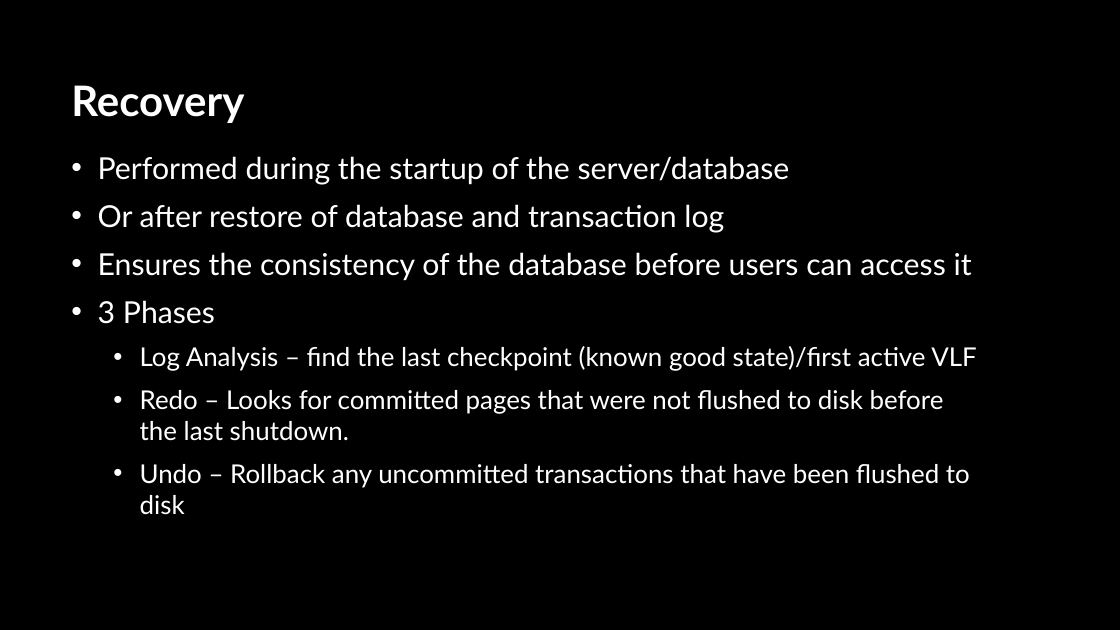
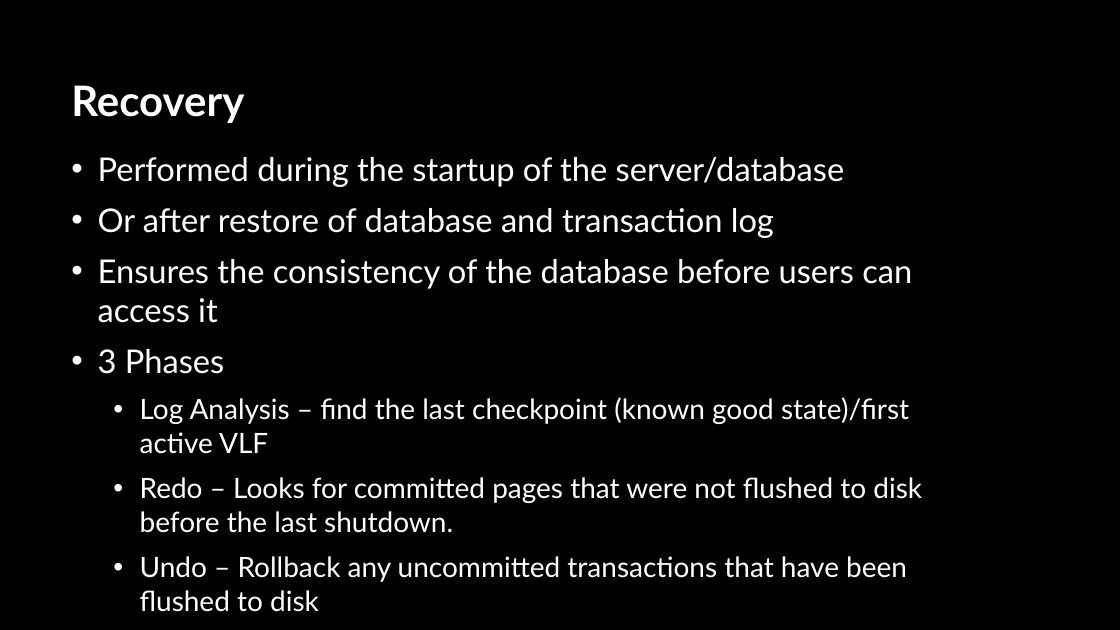
Before and after one commit to sabinio/SQLTraining, a slide deck: slide 28 of Slides/1. Logging.pptx (slide 29 before the commit). Drawn at 1120x630 pixels with LibreOffice and Linux fonts; fonts in the diff are those of the drawing; background and template pictures are left out. Boxes give left, top, right and bottom in pixels: in the first picture for what was removed or moved away, otherwise in the second. Text is boxed around its words. In the diff, an @@ line names an element or a change of style, - is before the commit and + after.

```diff
--- a/Slides/1. Logging.pptx
+++ b/Slides/1. Logging.pptx
@@ text "Performed during the startup of ..." at (98, 157, 922, 612): size 25.9 to 28 pt in "Performed during the startup of the server/database", "Or after restore of database and transaction ...", "Ensures the consistency of the database before ...", "3 Phases"; size 22.2 to 24 pt in "Log Analysis – find the last checkpoint ...", "Redo – Looks for committed pages that ...", "Undo – Rollback any uncommitted transactions that ..." @@
```
Also in this commit, not shown: 2 other slides changed, 1 slide removed.
